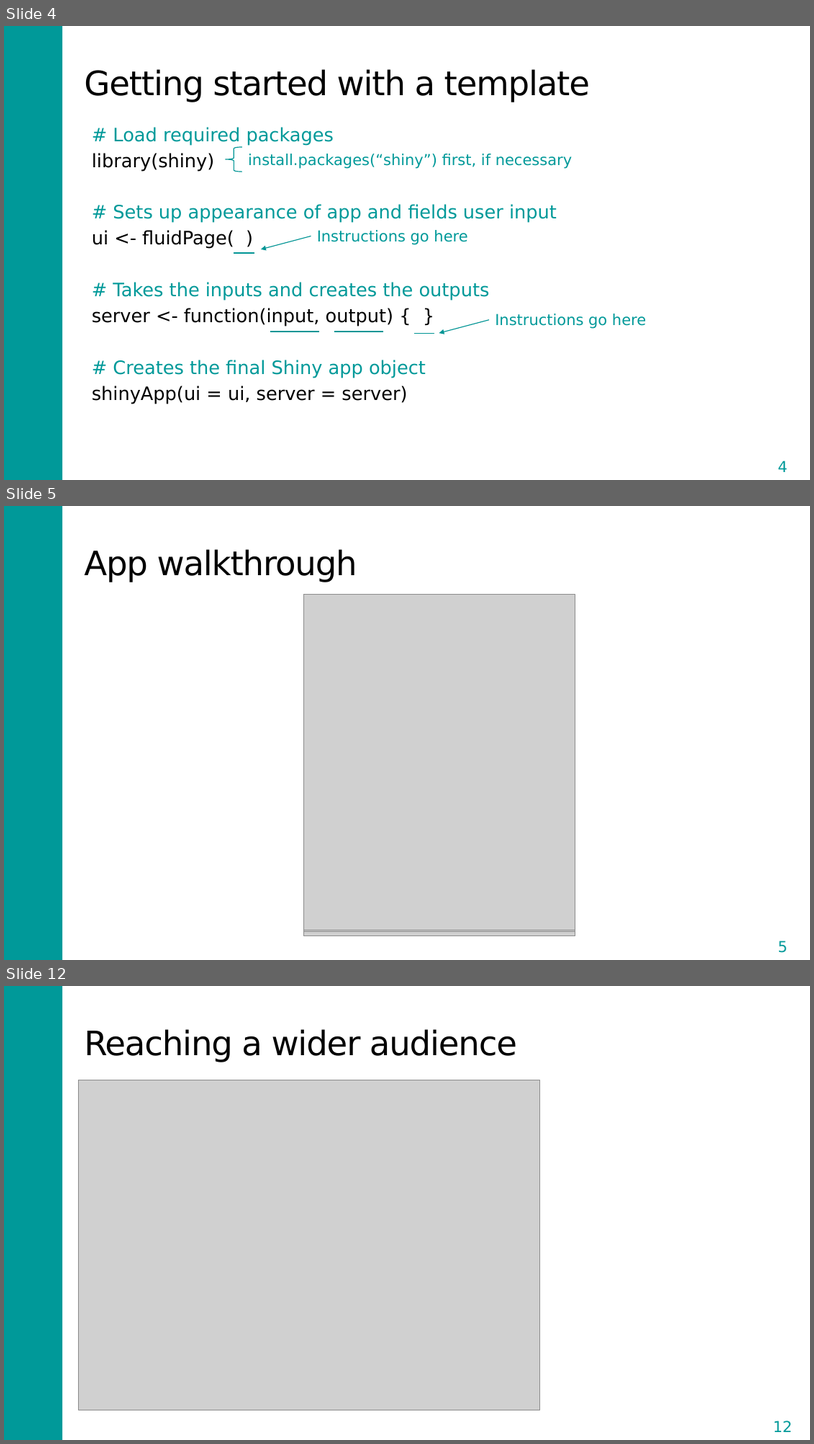
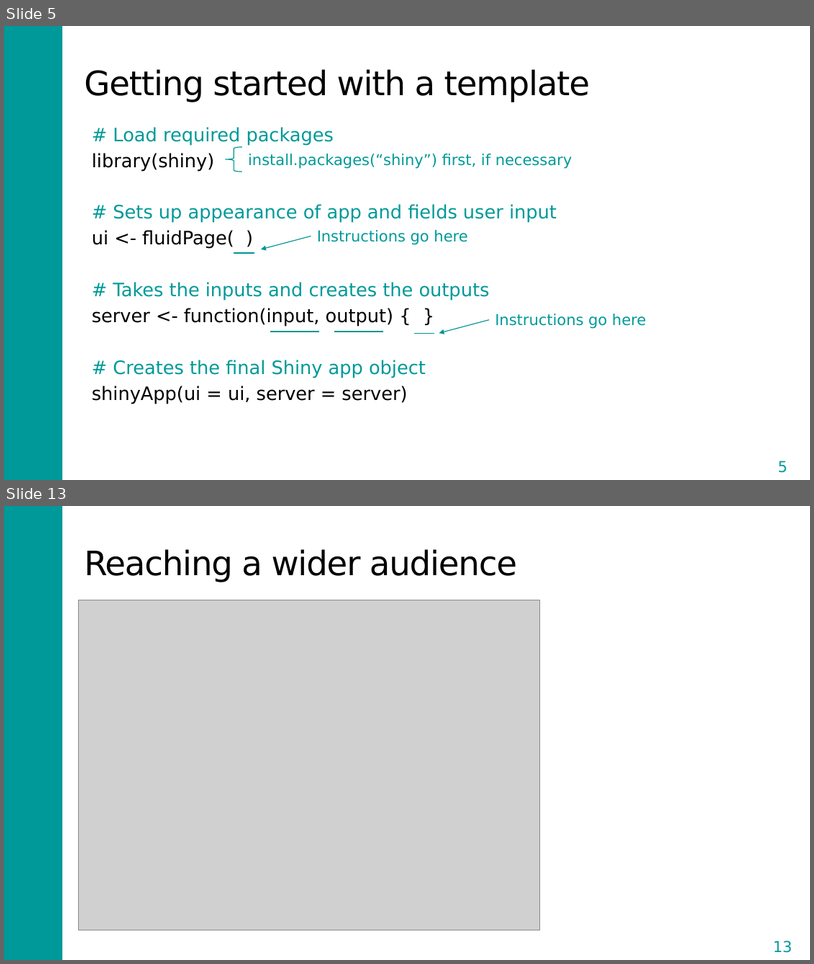
Before and after one commit to DARTH-git/Course-Modularization, a slide deck: static/Course_Modularization/Shiny/Shiny_slides.pptx. Shown one above the other, each under a label of ours: slides 4, 5 and 12 before the commit, slides 5 and 13 after it; the slides between them are not shown. The pictures are 814x1444 and 814x964 pixels, drawn with LibreOffice and Linux fonts; fonts in the diff are those of the drawing; grey boxes stand for pictures. Boxes give left, top, right and bottom in pixels: in the first picture for what was removed or moved away, otherwise in the second. Text is boxed around its words. In the diff, an @@ line names an element or a change of style, - is before the commit and + after.

```diff
--- a/static/Course_Modularization/Shiny/Shiny_slides.pptx
+++ b/static/Course_Modularization/Shiny/Shiny_slides.pptx
@@ slide 5 removed at <box>4,506,810,960</box>, background #FFFFFF; not listed: 1 template element that a slide beside it also shows @@
@@ title removed at <box>84,549,358,582</box> @@
-App walkthrough
@@ picture removed at <box>304,595,576,936</box> @@
@@ picture removed at <box>304,595,576,932</box> @@
@@ picture removed at <box>304,595,576,930</box> @@
@@ page number removed at <box>759,933,808,959</box> @@
-5
@@ what was slide 4 is now slide 5 @@
@@ page number at <box>778,460,787,472</box>: text changed @@
-4
+5
@@ what was slide 12 is now slide 13 @@
@@ page number at <box>774,940,793,952</box>: text changed @@
-12
+13
```
Also in this commit, not shown: 1 slide changed, 8 slides added, 6 other slides removed, 13 other files.
